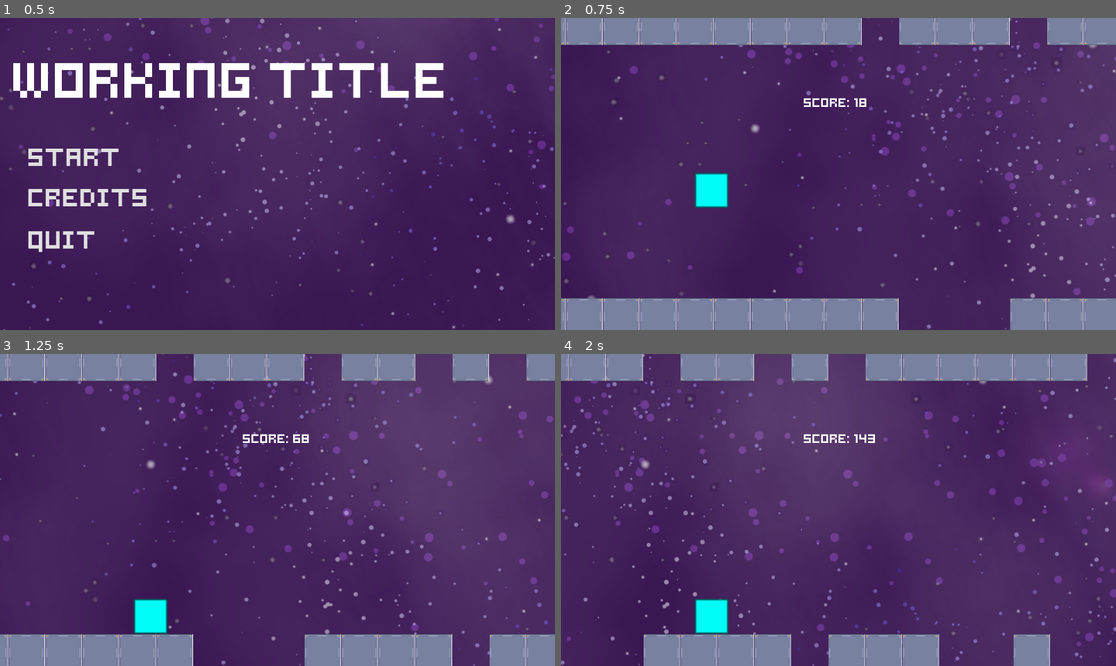
Above: before the commit, frames 1-4 (two rows, left to right).
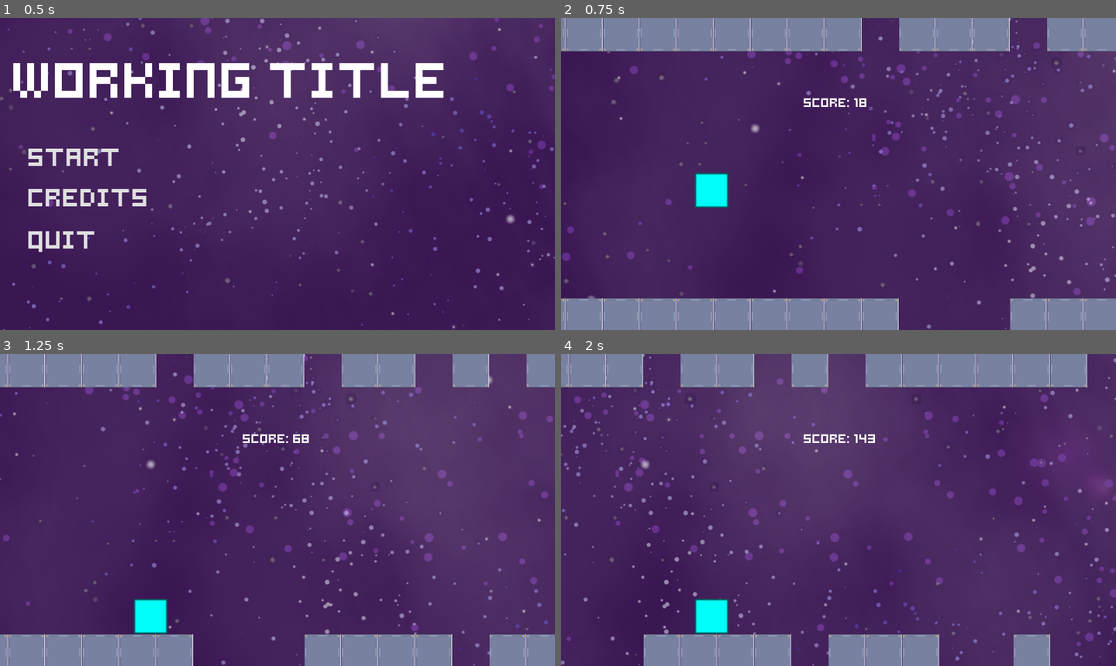
Above: after the commit, the same moments.

Repository: KDreynolds/godotgame
Game: Godot game, scene res://Scenes/StartScreen.tscn
Same seed, same stepped clock (60 frames per second), same inputs: the game is played once before the commit and once after it.
Inputs:
- Up to frame 1 (0.5 s): no input
- Up to frame 2 (0.75 s): click "Start" at 0.5 s
- Up to frame 3 (1.25 s): no input
- Up to frame 4 (2 s): tap Enter (ui_accept) at 1.25, 1.52 s

Frame 1 is identical in both runs. In frame 2, 2.1% of the frame differs, in the area x 0-100%, y 0-11%; in frame 3, 1.8%; in frame 4, 1.8%.

Commit message:
Update block_generator.gd
adjusting ceiling block placement level to match with floor tiles for aesthetic purposes.

Diff:
--- a/Endless_Runner_3.5/Scripts/block_generator.gd
+++ b/Endless_Runner_3.5/Scripts/block_generator.gd
@@ -21,7 +21,7 @@
 func _ready():
 	player = get_node(player_path)
 	floor_y_offset = screen_size.y * 0.88
-	ceiling_y_offset = screen_size.y * 0.07
+	ceiling_y_offset = screen_size.y * 0.09
 	generate_blocks()
 
 var generated_blocks = {}
